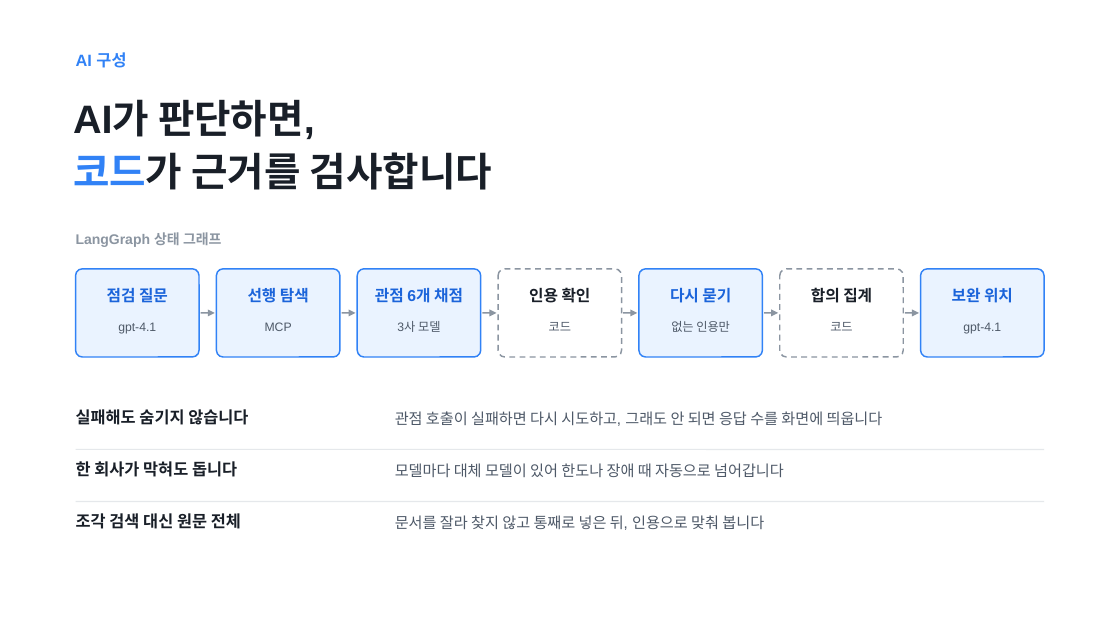
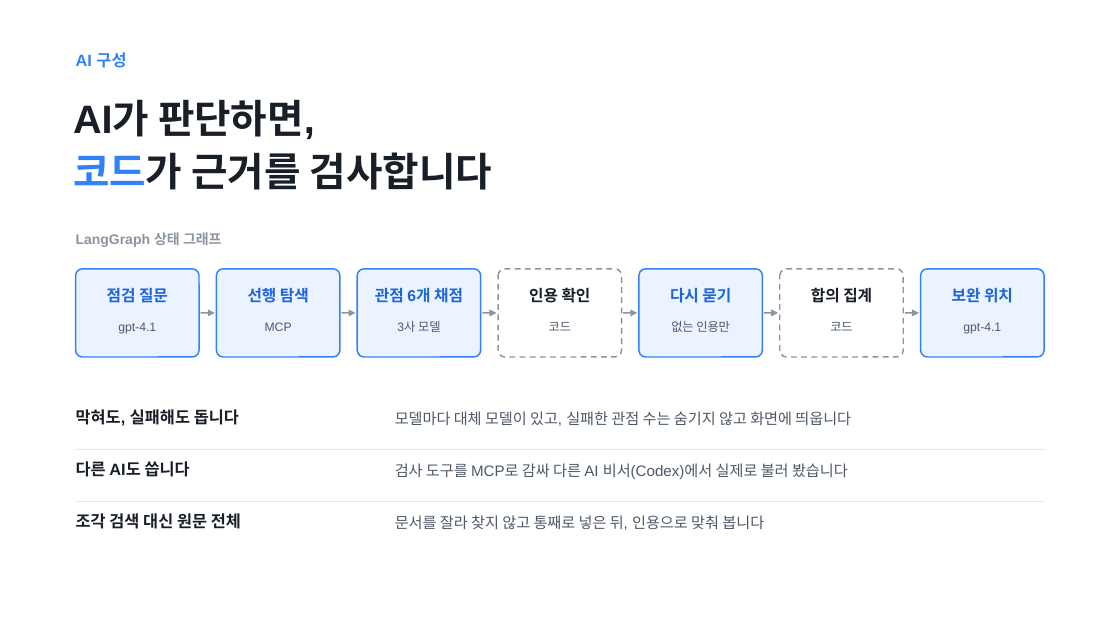
Before and after one commit to Ryugi62/rfp-to-fit, a slide deck: slide 6 of deliver/deck/RFP-to-Fit_루미아.pptx. Drawn at 1120x630 pixels with LibreOffice and Linux fonts; fonts in the diff are those of the drawing. Boxes give left, top, right and bottom in pixels: in the first picture for what was removed or moved away, otherwise in the second. Text is boxed around its words. In the diff, an @@ line names an element or a change of style, - is before the commit and + after.

```diff
--- a/deliver/deck/RFP-to-Fit_루미아.pptx
+++ b/deliver/deck/RFP-to-Fit_루미아.pptx
@@ text at [76,409,239,426]: text changed @@
-실패해도 숨기지 않습니다
+막혀도, 실패해도 돕니다
@@ text at [395,411,851,426]: text changed @@
-관점 호출이 실패하면 다시 시도하고, 그래도 안 되면 응답 수를 화면에 띄웁니다
+모델마다 대체 모델이 있고, 실패한 관점 수는 숨기지 않고 화면에 띄웁니다
@@ text at [76,461,190,477]: text changed @@
-한 회사가 막혀도 돕니다
+다른 AI도 씁니다
@@ text at [395,463,848,479]: text changed @@
-모델마다 대체 모델이 있어 한도나 장애 때 자동으로 넘어갑니다
+검사 도구를 MCP로 감싸 다른 AI 비서(Codex)에서 실제로 불러 봤습니다
```
Also in this commit, not shown: 3 other slides changed, 11 other files.
